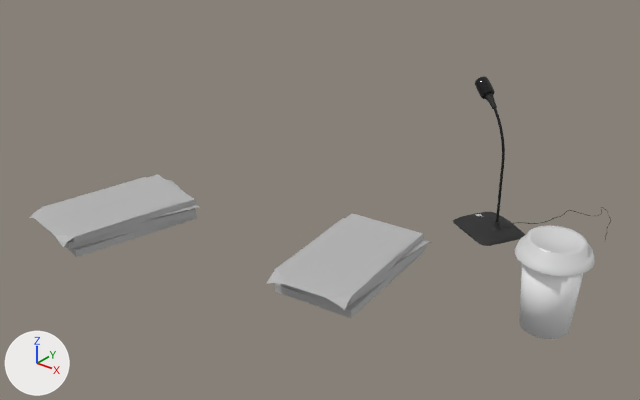
The glTF model frontend/public/graphic/background/2/objects.glb: old version first, new version second.
Rendered twice from a 50 mm lens placed at (0.5, -1.373, 1.291), pointed at (-0.433, -0.207, 0.568). Lighting does not change. The marker at lower left points along +X, +Y and +Z. Where no turn or scale is listed for an object, it has been applied to the vertices.
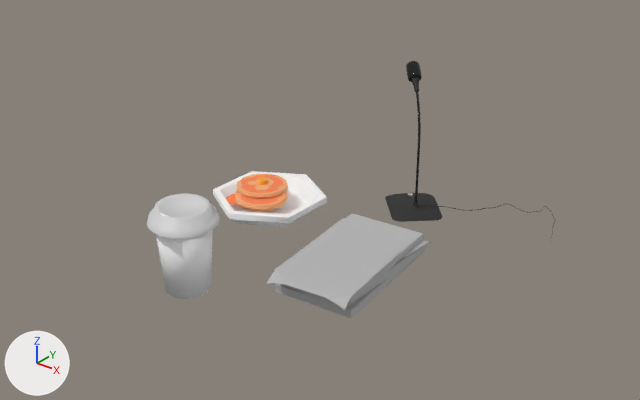
ob_rootnode is not drawn itself; it is the parent of ob_klim_talk_mic.

What changed in the scene script:
```text
Change ob_rootnode:
    ob_rootnode.parent: ob_mic_glb -> ob_micglb
Remove ob_cube002:
    ob_cube002 = bpy.data.objects.new('Cube002', me_mesh_10)
Change ob_cylinder_1:
    ob_cylinder_1.location: (0.029, -0.198, 0.585) -> (-0.511, -0.477, 0.585)
Change ob_cylinder_2:
    ob_cylinder_2.location: (0.029, -0.198, 0.585) -> (-0.511, -0.477, 0.585)
Add ob_micglb:
    ob_micglb = bpy.data.objects.new('micglb', None)
    ob_micglb.parent = ob_objects_glb
    ob_micglb.location = (-0.415, -0.133, 0.501)
    ob_micglb.rotation_euler = (0.0, 0.0, -0.82)  # degrees (0, 0, -47)
Add ob_objects_glb:
    ob_objects_glb = bpy.data.objects.new('objects.glb', None)
    ob_objects_glb.location = (0.0, 0.0, 0.0)
Add ob_bowl:
    ob_bowl = bpy.data.objects.new('bowl', me_mesh_23)  # 42 vertices, 84 faces; spans x -0.1..0.1, y -0.116..0.116, z 0.0..0.038; in mat_defaultmat (white #ffffff)
    ob_bowl.location = (-0.58, -0.185, 0.492)
Add ob_mesh_pancake_5:
    ob_mesh_pancake_5 = bpy.data.objects.new('Mesh_pancake_5', me_mesh_22)  # 69 vertices, 109 faces; spans x -0.0523..0.0523, y -0.0523..0.0523, z 0.0..0.0098; in mat_brownlight (beige #fdd2a3)
    ob_mesh_pancake_5.location = (-0.582, -0.206, 0.522)
Add ob_mesh_pancake_3:
    ob_mesh_pancake_3 = bpy.data.objects.new('Mesh_pancake_3', me_mesh_20)  # 61 vertices, 60 faces; spans x -0.0503..0.0435, y -0.0435..0.0503, z -0.0195..0.0098; in mat_brown (orange #ffaf7e)
    ob_mesh_pancake_3.location = (-0.59, -0.194, 0.542)
Add ob_mesh_pancake_2:
    ob_mesh_pancake_2 = bpy.data.objects.new('Mesh_pancake_2', me_mesh_19)  # 92 vertices, 126 faces; spans x -0.0523..0.0523, y -0.0523..0.0523, z 0.0..0.0098; in mat_brownlight (beige #fdd2a3)
    ob_mesh_pancake_2.location = (-0.59, -0.194, 0.542)
Add ob_mesh_pancake_1:
    ob_mesh_pancake_1 = bpy.data.objects.new('Mesh_pancake_1', me_mesh_18)  # 69 vertices, 109 faces; spans x -0.0523..0.0523, y -0.0523..0.0523, z 0.0..0.0098; in mat_brownlight (beige #fdd2a3)
    ob_mesh_pancake_1.location = (-0.572, -0.217, 0.532)
Add ob_mesh_pancake:
    ob_mesh_pancake = bpy.data.objects.new('Mesh_pancake', me_mesh_17)  # 29 vertices, 25 faces; spans x -0.0435..0.0435, y -0.0435..0.0435, z 0.0..0.0098; in mat_brown (orange #ffaf7e)
    ob_mesh_pancake.location = (-0.572, -0.217, 0.532)
Add ob_butter:
    ob_butter = bpy.data.objects.new('butter', me_mesh_16)  # 16 vertices, 22 faces; spans x -0.012..0.012, y -0.0117..0.0117, z 0.0..0.0072; in mat_yellow (orange #ffcc5d)
    ob_butter.location = (-0.593, -0.188, 0.551)
Add ob_pancakes:
    ob_pancakes = bpy.data.objects.new('pancakes', me_mesh_15)  # 34 vertices, 30 faces; spans x -0.203..0.054, y -0.221..0.252, z 0.0; in mat_brown (orange #ffaf7e)
    ob_pancakes.parent = ob_pancakes_glb
    ob_pancakes.location = (0.0, 0.0, 0.0)
Add ob_pancakes_glb:
    ob_pancakes_glb = bpy.data.objects.new('pancakes.glb', None)
    ob_pancakes_glb.location = (-0.589, -0.194, 0.522)
    ob_pancakes_glb.scale = (0.3, 0.3, 0.3)
```

Location of each change, (x1, y1, x2, y2) in pixels of the pictures (640 x 400 px):
'Cube002', deleted
    before: (29, 174, 200, 257)
'Cylinder_2', moved
    before: (519, 264, 583, 339)
    after: (156, 230, 213, 299)
'Cylinder_1', moved
    before: (515, 225, 595, 276)
    after: (147, 193, 220, 238)
'Mic_2', moved
    before: (453, 92, 525, 246)
    after: (385, 76, 442, 221)
'bowl', added
    after: (213, 171, 327, 227)
'Mic_4', moved
    before: (494, 108, 505, 222)
    after: (415, 92, 421, 202)
'Mesh_pancake_2', added
    after: (236, 174, 288, 199)
'Capocchia', moved
    before: (475, 76, 495, 99)
    after: (406, 61, 422, 82)
'Mesh_pancake_3', added
    after: (240, 174, 284, 193)
'Mesh_pancake_1', added
    after: (235, 191, 288, 210)
'Mesh_pancake', added
    after: (241, 194, 283, 204)
'Filo', moved
    before: (513, 207, 611, 239)
    after: (440, 204, 555, 236)
'pancakes', added
    after: (226, 191, 238, 205)
'Mic_1', moved
    before: (454, 223, 519, 246)
    after: (387, 204, 434, 222)
'butter', added
    after: (258, 177, 268, 185)
'Mesh_pancake_5', added
    after: (236, 201, 287, 211)
'Mic_3', moved (not visible afterwards)
    before: (475, 214, 482, 216)
